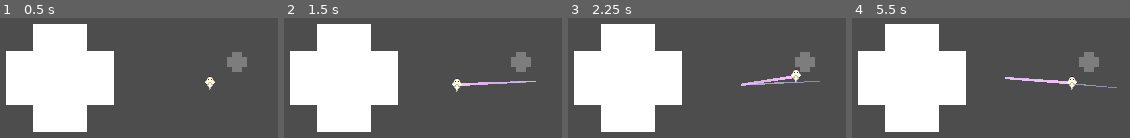
Above: before the commit, frames 1-4 (left to right).
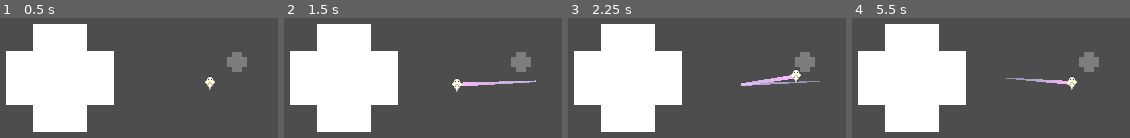
Above: after the commit, the same moments.

Repository: BlendyDev/GMTK2025
Game: Godot game, scene res://Scenes/level.tscn
Same seed, same stepped clock (60 frames per second), same inputs: the game is played once before the commit and once after it.
Inputs (mouse positions are in pixels of both pictures, inside the frame that each line leads up to):
- Up to frame 1 (0.5 s): no input
- Up to frame 2 (1.5 s): tap Enter at 0.5 s; move the mouse to (517, 81) at 0.52 s; tap Space at 1.25 s; move the mouse to (470, 84) at 1.27 s
- Up to frame 3 (2.25 s): move the mouse to (790, 78) at 2.02 s
- Up to frame 4 (5.5 s): move the mouse to (1057, 87) at 2.77 s; move the mouse to (1096, 86) at 3.52 s; move the mouse to (1027, 80) at 4.27 s; move the mouse to (1068, 82) at 5.02 s

Frame 1 is identical in both runs. In frame 2, 0.2% of the frame differs, in the area x 64-91%, y 51-57%; in frame 3, 0.2%; in frame 4, 0.6%, in the area x 55-96%, y 49-59%.

Commit message:
fix: circle proper closing & min circle timeout

Diff:
--- a/Scenes/level.tscn
+++ b/Scenes/level.tscn
@@ -27,7 +27,7 @@
 [node name="Level" type="Node2D"]
 
 [node name="Trail" type="Line2D" parent="."]
-width = 3.0
+width = 4.0
 width_curve = SubResource("Curve_6phgx")
 default_color = Color(1, 0.74902, 1, 1)
 gradient = SubResource("Gradient_6phgx")
@@ -38,8 +38,9 @@
 speed = 100.0
 trail = NodePath("../Trail")
 trail_points_per_second = 120
-max_time_sec = 1.5
-min_distance_to_oldest_points = 10.0
+max_time_sec = 1.15
+min_distance_to_oldest_points = 15.0
+circle_min_timeout_sec = 0.5
 
 [node name="Sprite2D" type="Sprite2D" parent="Player"]
 texture = ExtResource("2_6phgx")
--- a/Scripts/Player.gd
+++ b/Scripts/Player.gd
@@ -9,6 +9,8 @@
 @export var max_time_sec: float
 @export var min_distance_to_oldest_points: float
 var cleared_points = true
+@onready var last_circle_timestamp:= Time.get_ticks_msec()
+@export var circle_min_timeout_sec: float
 
 # Called when the node enters the scene tree for the first time.
 func _ready() -> void:
@@ -17,6 +19,7 @@
 
 func bind_to_player():
 	Input.set_mouse_mode(Input.MOUSE_MODE_CAPTURED)
+	print("playing!")
 	playing = true
 
 func _input(e: InputEvent):
@@ -29,22 +32,29 @@
 			)*speed
 			move_and_slide()
 
-func min_distance_to_last_points(rate: float) -> float:
-	var distance: float = INF
+func closest_point(rate: float) -> Vector2:
+	var point: Vector2
+	var distance:float = INF
 	for i in range (min(trail.points.size(), ceil(rate*max_time_sec*trail_points_per_second))):
-		var current_dist := position.distance_to(trail.points.get(i))
+		var current_point := trail.points.get(i)
+		var current_dist := position.distance_to(current_point)
 		if (current_dist < distance):
 			distance = current_dist
-	return distance
+			point = current_point
+	return point
 
 
-func spawn_circle():
+func spawn_circle(closest_point: Vector2):
 	$"../finalTrail/AudioStreamPlayer2D".play()
 	var fade_out_trail = Line2D.new()
 	fade_out_trail.antialiased = true
 	fade_out_trail.width = 3.0
 	fade_out_trail.points = trail.points.duplicate()
-	fade_out_trail.add_point(trail.points.get(0))
+	for i in range(trail.points.size()):
+		if (fade_out_trail.points.get(0) == closest_point): break
+		fade_out_trail.remove_point(0)
+
+	fade_out_trail.add_point(closest_point)
 	var tween = get_tree().create_tween()
 	tween.tween_property(fade_out_trail, "default_color", Color.from_rgba8(255, 255, 255, 0), 1)
 	tween.tween_callback(fade_out_trail.queue_free)
@@ -65,9 +75,12 @@
 			trail.add_point(position)
 		last_trail_point_timestamp += n* (1000.0/trail_points_per_second)
 		pass
-	var distance = min_distance_to_last_points(0.1)
-	if distance < min_distance_to_oldest_points and !cleared_points:
-		spawn_circle()
+	var closest_point = closest_point(0.2)
+	var distance = position.distance_to(closest_point)
+	if (distance < min_distance_to_oldest_points and !cleared_points
+	and Time.get_ticks_msec() - last_circle_timestamp > 1000*circle_min_timeout_sec):
+		last_circle_timestamp = Time.get_ticks_msec()
+		spawn_circle(closest_point)
 		cleared_points = true
 	if distance > min_distance_to_oldest_points * 3:
 		cleared_points = false
